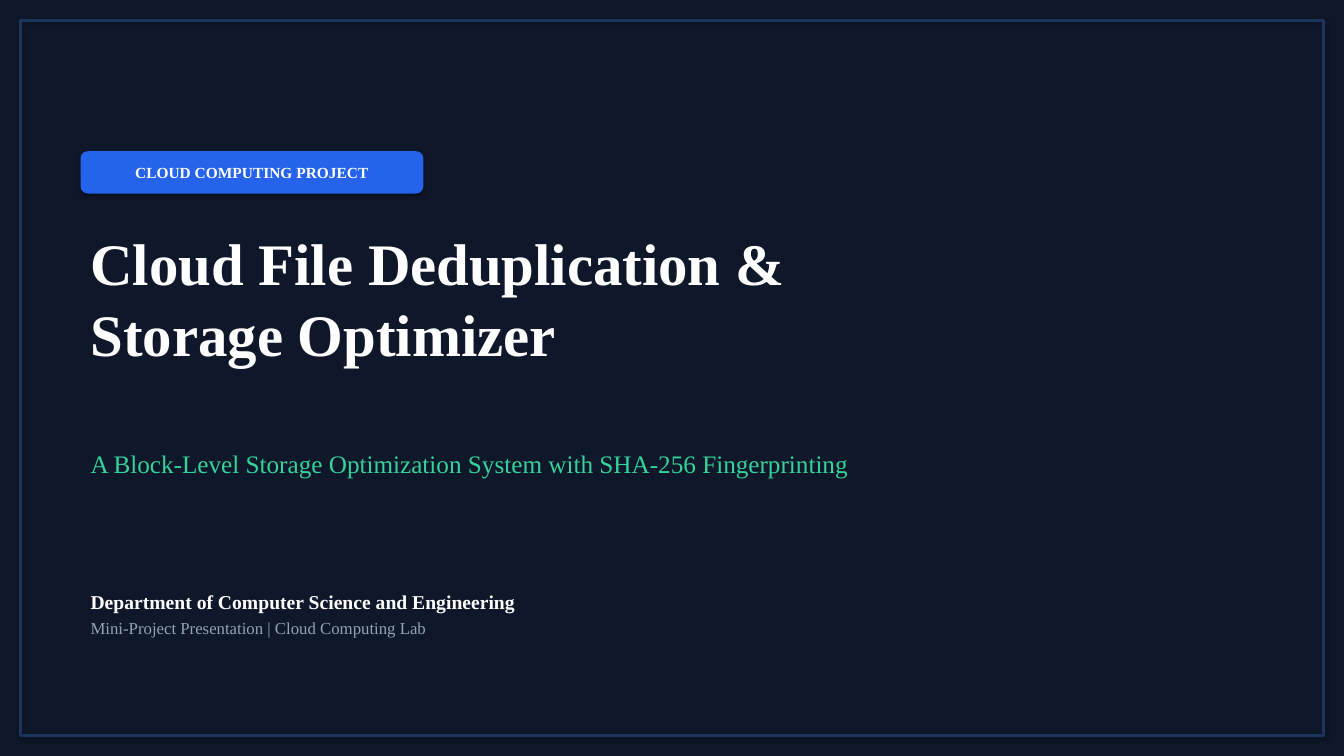
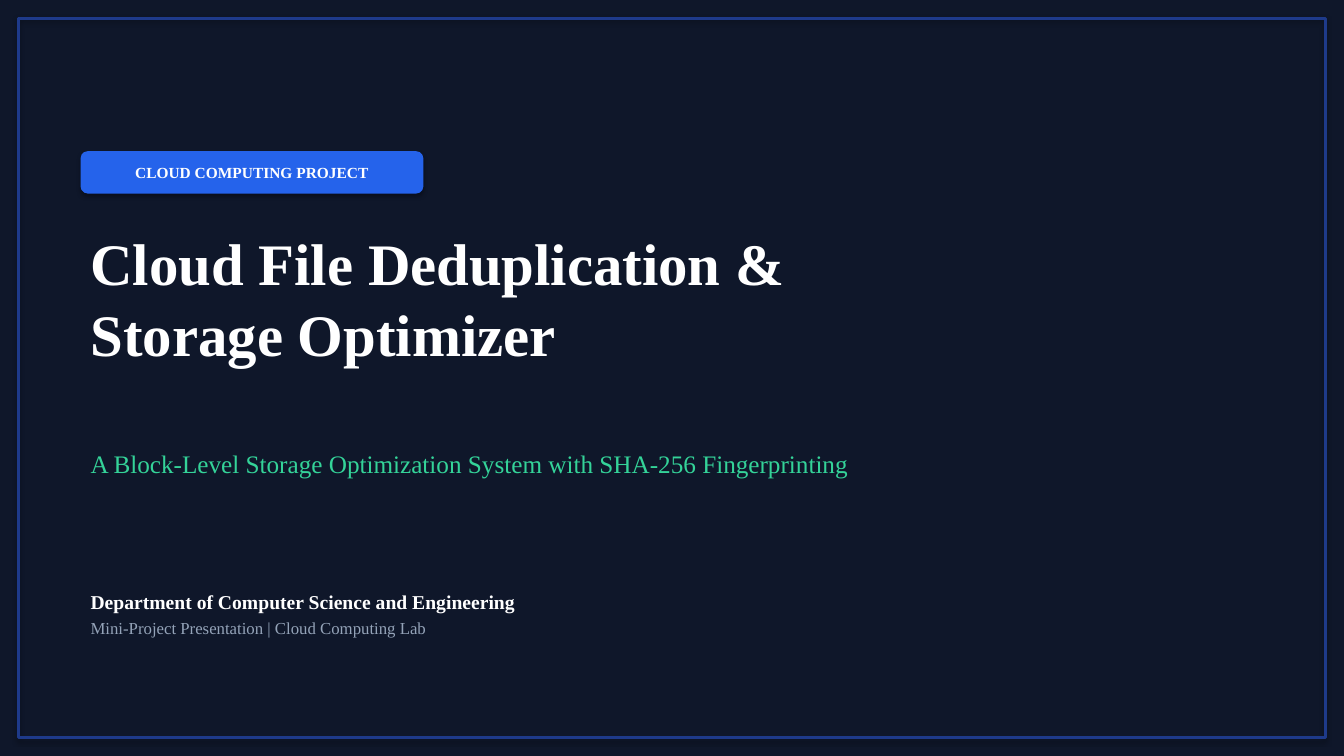
Before and after one commit to prasannapbhurke/CloudDedup, a slide deck: slide 1 of Cloud_File_Deduplication_College_Presentation.pptx. Drawn at 1344x756 pixels with LibreOffice and Linux fonts; fonts in the diff are those of the drawing. Boxes give left, top, right and bottom in pixels: in the first picture for what was removed or moved away, otherwise in the second. Text is boxed around its words. In the diff, an @@ line names an element or a change of style, - is before the commit and + after.

Commit message:
Regenerate project report and college presentation preserving exact format, Times New Roman, and official screenshots

```diff
--- a/Cloud_File_Deduplication_College_Presentation.pptx
+++ b/Cloud_File_Deduplication_College_Presentation.pptx
@@ rectangle at [18, 18, 1326, 738]: outline #1A365D 2 pt to #1E3A8A 2 pt @@
```
Also in this commit, not shown: 12 other slides changed, 4 other files.
